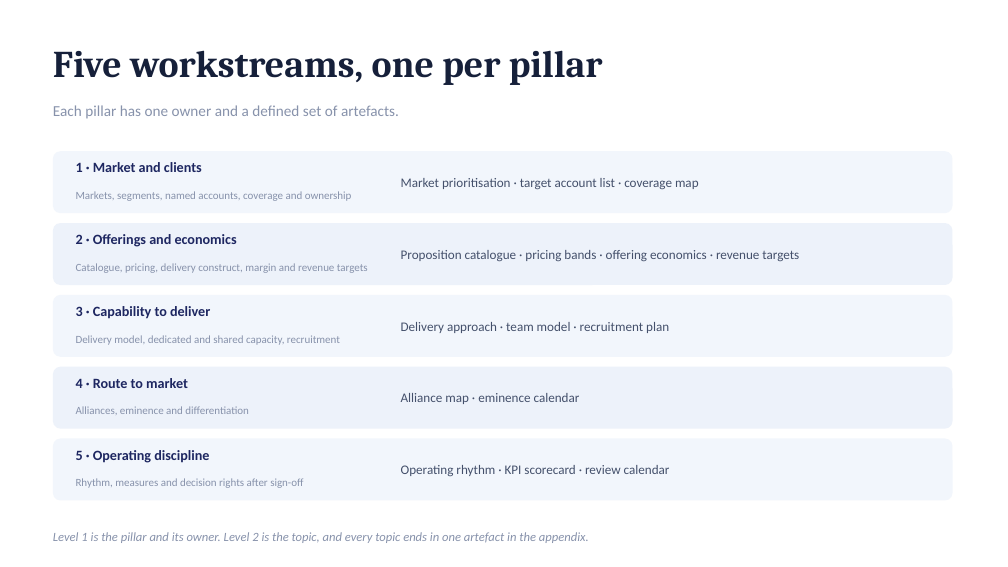
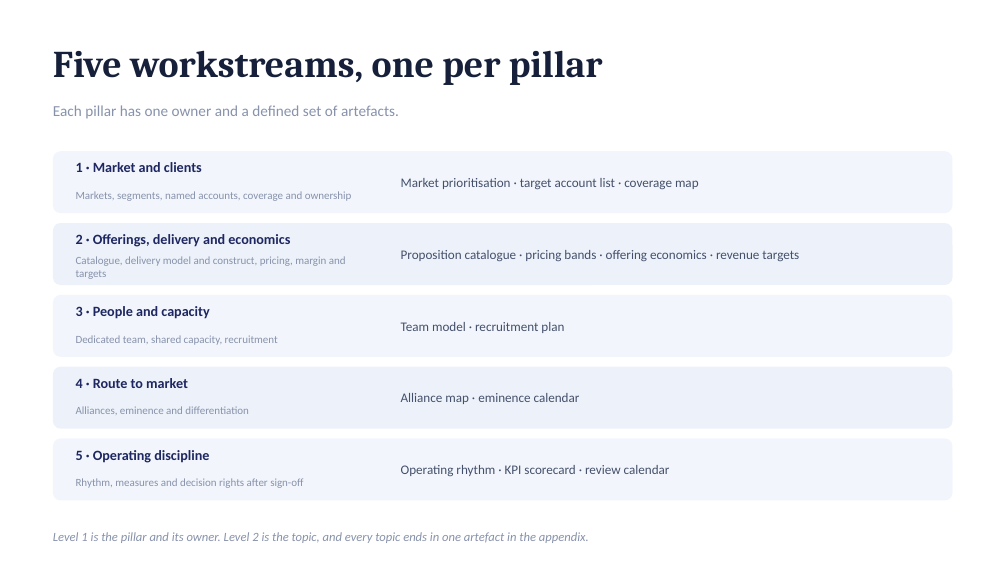
Before and after one commit to dhajjar-cyber/bae, a slide deck: slide 7 of FSI strategy/EAIND-FSI-Strategy-Development-Plan.pptx. Drawn at 1008x567 pixels with LibreOffice and Linux fonts; fonts in the diff are those of the drawing. Boxes give left, top, right and bottom in pixels: in the first picture for what was removed or moved away, otherwise in the second. Text is boxed around its words. In the diff, an @@ line names an element or a change of style, - is before the commit and + after.

```diff
--- a/FSI strategy/EAIND-FSI-Strategy-Development-Plan.pptx
+++ b/FSI strategy/EAIND-FSI-Strategy-Development-Plan.pptx
@@ text at <box>76,234,290,247</box>: text changed @@
-2 · Offerings and economics
+2 · Offerings, delivery and economics
@@ text at <box>76,256,346,279</box>: text changed @@
-Catalogue, pricing, delivery construct, margin and revenue targets
+Catalogue, delivery model and construct, pricing, margin and targets
@@ text at <box>76,306,209,319</box>: text changed @@
-3 · Capability to deliver
+3 · People and capacity
@@ text at <box>401,322,564,333</box>: text changed @@
-Delivery approach · team model · recruitment plan
+Team model · recruitment plan
@@ text at <box>76,335,278,345</box>: text changed @@
-Delivery model, dedicated and shared capacity, recruitment
+Dedicated team, shared capacity, recruitment
```
Also in this commit, not shown: 9 other slides changed, 2 other files.
